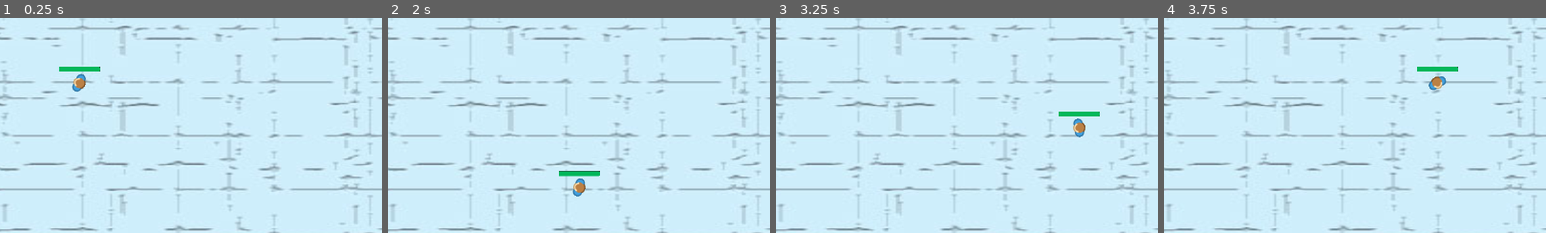
Above: before the commit, frames 1-4 (left to right).
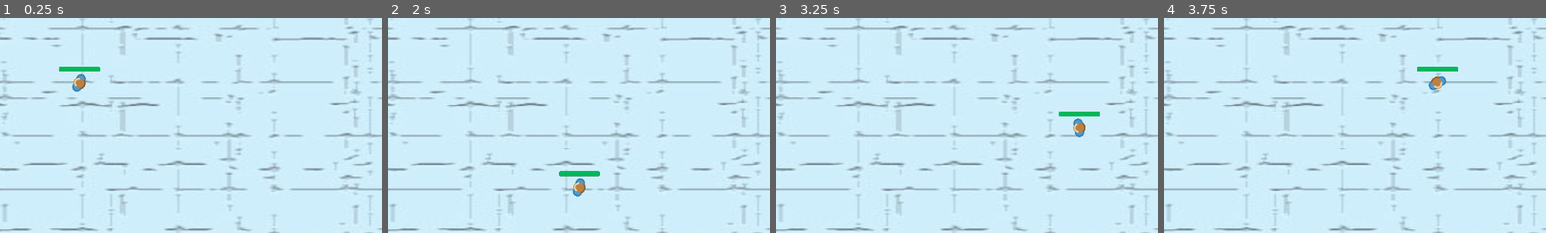
Above: after the commit, the same moments.

Repository: GDTV-Game-Jam-2024/GDTV
Game: Godot game, scene res://Scenes/game.tscn
Same seed, same stepped clock (60 frames per second), same inputs: the game is played once before the commit and once after it.
Inputs (mouse positions are % of the whole screen's width and height, from its top left):
- Up to frame 1 (0.25 s): no input
- Up to frame 2 (2 s): tap Enter at 0.5 s; move the mouse to (72, 45) at 0.52 s; hold Right (ui_right) 0.53-1.28 s; move the mouse to (30, 55) at 1.27 s; hold Down (ui_down) from 1.28 s (still down)
- Up to frame 3 (3.25 s): tap Space at 2 s; move the mouse to (60, 28) at 2.02 s; release Down (ui_down) at 2.03 s; hold Right (ui_right) 2.03-2.78 s; move the mouse to (45, 70) at 2.77 s; hold Up (ui_up) from 2.78 s (still down)
- Up to frame 4 (3.75 s): move the mouse to (80, 65) at 3.52 s; release Up (ui_up) at 3.53 s; hold Left (ui_left) from 3.53 s (still down)
The pictures show only the part of the screen within x 40-90%, y 35-85%; the shares and areas given below are measured in that part.

The runs differ from the first frame. In frame 1, less than 0.1% of the frame differs, in the area x 15-27%, y 22-25%; in frame 2, less than 0.1%, in the area x 44-56%, y 71-74%; in frame 3, less than 0.1%; in frame 4, less than 0.1%.

Commit message:
Player update
Use CharacterBody2D instead of Node2D for character
Refactor health logic. Split change_health() to damage() and heal()
Health bar rounded on all corners

Diff:
--- a/Scenes/game.tscn
+++ b/Scenes/game.tscn
@@ -10,4 +10,4 @@
 scale = Vector2(3.21357, 1.795)
 texture = ExtResource("1_fvw3u")
 
-[node name="Player" parent="." instance=ExtResource("2_ul243")]
+[node name="characterbody2d" parent="." instance=ExtResource("2_ul243")]
--- a/Scenes/player.tscn
+++ b/Scenes/player.tscn
@@ -1,17 +1,26 @@
-[gd_scene load_steps=5 format=3 uid="uid://cek5sqgdxjiga"]
+[gd_scene load_steps=6 format=3 uid="uid://cek5sqgdxjiga"]
 
 [ext_resource type="Texture2D" uid="uid://bap7wf1jybhan" path="res://Sprites/characterBlue.png" id="1_fmk5q"]
 [ext_resource type="Script" path="res://Scripts/player.gd" id="1_y3vyn"]
 
 [sub_resource type="StyleBoxFlat" id="StyleBoxFlat_i3y5p"]
 bg_color = Color(0.197937, 0.197937, 0.197937, 1)
+corner_radius_top_left = 3
+corner_radius_top_right = 3
+corner_radius_bottom_right = 3
+corner_radius_bottom_left = 3
 
 [sub_resource type="StyleBoxFlat" id="StyleBoxFlat_gjlf8"]
 bg_color = Color(0, 0.718793, 0.355436, 1)
+corner_radius_top_left = 3
 corner_radius_top_right = 3
 corner_radius_bottom_right = 3
+corner_radius_bottom_left = 3
 
-[node name="Player" type="Node2D"]
+[sub_resource type="CircleShape2D" id="CircleShape2D_yvud8"]
+radius = 8.0
+
+[node name="characterbody2d" type="CharacterBody2D"]
 script = ExtResource("1_y3vyn")
 
 [node name="Health_bar" type="ProgressBar" parent="."]
@@ -26,3 +35,7 @@
 
 [node name="Player_sprite" type="Sprite2D" parent="."]
 texture = ExtResource("1_fmk5q")
+
+[node name="CollisionShape2D" type="CollisionShape2D" parent="."]
+shape = SubResource("CircleShape2D_yvud8")
+debug_color = Color(0, 0.63856, 0.377012, 0.42)
--- a/Scripts/player.gd
+++ b/Scripts/player.gd
@@ -1,6 +1,5 @@
-extends Node2D
+extends CharacterBody2D
 
-# TODO: ask why use @export?
 @export var speed=250
 @export var health_max = 100
 @export var health_current = 100
@@ -27,19 +26,25 @@
 		kill()
 
 
-# Called upon taking damage (negative delta) or healing (positive delta)
-func change_health(delta):
-	#update health_current
-	health_current = health_current+delta
+# Reduce health
+func damage(amount):
+	health_current = health_current-amount
+	update_health_bar()
+	# check if dead
+	if health_current <= 0:
+		isAlive=false
+
+
+# Increase health
+func heal(amount):
+	health_current = health_current+amount
+	update_health_bar()
 	# prevent overheal
 	if health_current > health_max:
 		health_current = health_max
 
-	# check if dead
-	if health_current <= 0:
-		isAlive=false
 
-	# healthbar update
+func update_health_bar():
 	$Health_bar.max_value=health_max
 	$Health_bar.value=health_current
 
